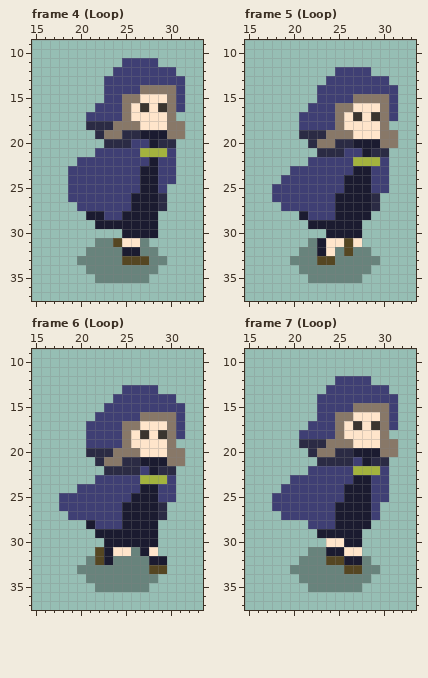
Pixel-art file, stored at docs/assets/entity/player.aseprite. This is how it looked before the edit.
48x48 pixels, 7 frames. Shown: frame 4 (Loop): x 15..33, y 9..37; frame 5 (Loop): x 15..33, y 9..37; frame 6 (Loop): x 15..33, y 9..37; frame 7 (Loop): x 15..33, y 9..37. The old version is drawn lined up with the new one.
Now the later version:
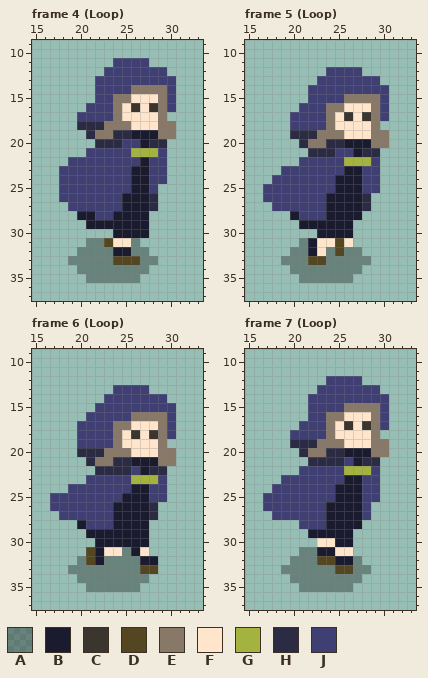
Palette (. is transparent): A #0000004f  B #1b1b30  C #3b352f  D #554622  E #887868  F #ffe5cb  G #a3b33e  H #2b2b44  J #3f3f74
The edit:
whole drawing moved by +0,+5 (the old picture is shown already moved)
Changed rows in their new state; - is an unchanged pixel.
Frame 4 (Loop):
first column x 18:
11 ------J---.---
12 -----J------.-
13 ----J--------.
14 ----J---E---J.
15 ----J-E-F--EJ.
16 ---J--EFCFCEJ.
17 --J---EF---E.-
18 --H--E--F--E-.
19 ---HE-H-B--E-.
20 ----H--J-BH-.-
21 ---J----G--J.-
22 -J-------BJ-.-
23 J-------B-J-.-
24 J-------B-J-.-
25 J-------B-J.--
26 J------B--H.--
27 -J-----B--H.--
28 --B-J-B---.---
29 ---B------.---
30 ------B---.---
31 ---A-DF-A.----
32 --A---B-A-.---
33 -A----D--A-.--
34 --A-------.---
35 ---A-----.----
Frame 5 (Loop):
first column x 17:
12 -------J---.---
13 ------J------.-
14 -----J--------.
15 -----J---E---J.
16 ----J--E-F--EJ.
17 ---J---EFCFCEJ.
18 ---J---EF---E.-
19 ---H--E--F--E-.
20 ----HE-H-B--E-.
21 -----H--J-BH-.-
22 ----J----G--J.-
23 --J------B-J-.-
24 -J------B--J-.-
25 J-------B--J-.-
26 J------B---H.--
27 -J-----B---H.--
28 ---BJ--B---.---
29 ----B-----.----
30 ------B---.----
31 ----ABF-DF.----
32 ---A-BFADA-.---
33 --A--D-A----.--
34 ---A-------.---
35 ----A-----.----
Frame 6 (Loop):
first column x 17:
13 -------J---.---
14 ------J------.-
15 -----J--------.
16 ----J----E---J.
17 ---J---E-F--EJ.
18 ---J---EFCFCEJ.
19 ---J---EF---E.-
20 ---H--E--F--E-.
21 ----HE-H-B--E-.
22 -----H---JBH-.-
23 ----J----G--J.-
24 --J------B-J-.-
25 J-------B--J-.-
26 J------B---H.--
27 -J-----B---H.--
28 ---BJ--B---.---
29 ----B------.---
30 -----B-----.---
31 ----DBF-ABF.---
32 ---ADBA---B-.--
33 --A-------D-.--
34 ---A-------.---
35 ----A-----.----
Frame 7 (Loop):
first column x 17:
12 -------J---.---
13 ------J------.-
14 -----J--------.
15 -----J---E---J.
16 -----J-E-F--EJ.
17 ----J--EFCFCEJ.
18 ---J---EF---E.-
19 ---H--E--F--E-.
20 ----HE-H-B--E-.
21 -----H---JBH-.-
22 ----J----G--J.-
23 --J------B-J-.-
24 -J------B--J-.-
25 J-------B--J-.-
26 J------B---J.--
27 -J-----B---J.--
28 ----J--B---.---
29 -----B----.----
30 ------F-B-.----
31 ----A-B-F-.----
32 ---A--D-B-A.---
33 --A-----D-A-.--
34 ---A-------.---
35 ----A-----.----
Where, in picture pixels (left, top, right, bottom), the same in both pictures:
changed: (59, 58, 185, 283)
changed: (263, 67, 398, 283)
changed: (50, 385, 185, 592)
changed: (263, 376, 398, 592)
